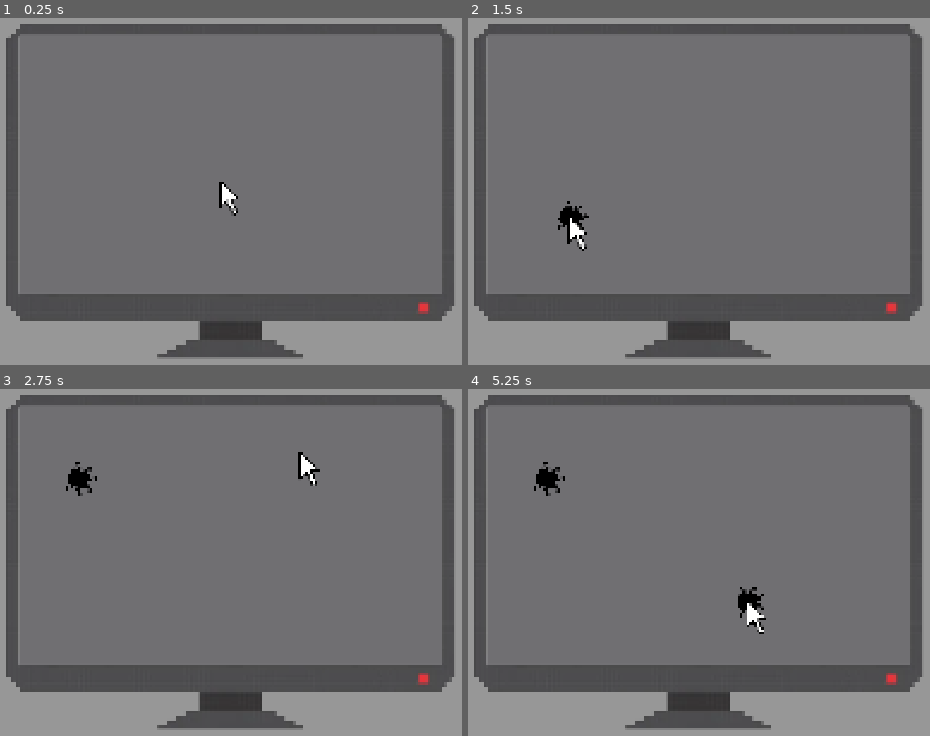
Above: before the commit, frames 1-4 (two rows, left to right).
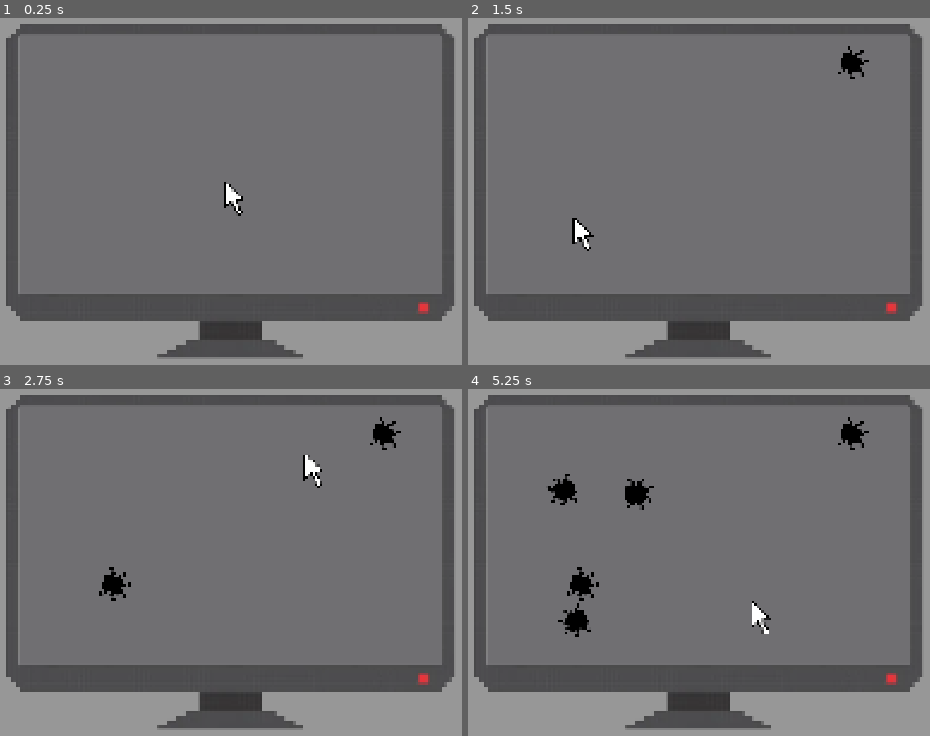
Above: after the commit, the same moments.

Repository: k3mystra/needy-college-student
Game: Godot game, scene res://ProgrammingMiniGame/mini_game_manager.tscn
The game is run twice, just before and just after one commit, with the same random seed, the same clock (stepped at 60 frames per second) and the same inputs.
Inputs (mouse positions are in pixels of both pictures, inside the frame that each line leads up to):
- Up to frame 1 (0.25 s): no input
- Up to frame 2 (1.5 s): tap Enter at 0.5 s; move the mouse to (869, 160) at 0.52 s; click (869, 160) at 0.67 s; tap Space at 1.25 s; move the mouse to (574, 219) at 1.27 s; click (574, 219) at 1.42 s
- Up to frame 3 (2.75 s): move the mouse to (304, 454) at 2.02 s; click (304, 454) at 2.17 s
- Up to frame 4 (5.25 s): tap Enter at 2.75 s; move the mouse to (652, 642) at 2.77 s; click (652, 642) at 2.92 s; tap Space at 3.5 s; move the mouse to (565, 631) at 3.52 s; click (565, 631) at 3.67 s; move the mouse to (634, 482) at 4.27 s; click (634, 482) at 4.42 s; move the mouse to (749, 600) at 5.02 s; click (749, 600) at 5.17 s

The runs differ from the first frame. In frame 1, 0.3% of the frame differs, in the area x 47-53%, y 47-58%; in frame 2, 0.8%; in frame 3, 1.2%; in frame 4, 2.2%, in the area x 14-87%, y 8-72%.

Commit message:
Added a in game mouse cursor

Diff:
--- /dev/null
+++ b/ProgrammingMiniGame/ProgrammingMiniGameSignal.gd
@@ -0,0 +1,4 @@
+extends Node
+
+signal in_bug
+signal out_bug
--- a/ProgrammingMiniGame/bug.gd
+++ b/ProgrammingMiniGame/bug.gd
@@ -6,12 +6,10 @@
 	if event is InputEventMouseButton:
 		if event.button_index == MOUSE_BUTTON_LEFT and event.is_released():
 			if mouse_in:
-				print("Bug is squashed")
 				queue_free()
 
 func _on_area_2d_mouse_entered() -> void:
 	mouse_in = true
-	print("mouse went in")
 
 func _on_area_2d_mouse_exited() -> void:
 	mouse_in = false
--- a/ProgrammingMiniGame/code_bug.tscn
+++ b/ProgrammingMiniGame/code_bug.tscn
@@ -7,13 +7,13 @@
 radius = 38.0
 height = 76.0
 
-[node name="Bug" type="Node2D" unique_id=1756963268]
+[node name="Bug" type="Node2D" unique_id=1756963268 groups=["MonitorBugs"]]
 script = ExtResource("1_1akvc")
 
 [node name="Bug" type="Sprite2D" parent="." unique_id=61206248]
 texture = ExtResource("2_1xp5h")
 
-[node name="Area2D" type="Area2D" parent="." unique_id=2139924440]
+[node name="Area2D" type="Area2D" parent="." unique_id=2139924440 groups=["MonitorBugs"]]
 
 [node name="CollisionShape2D" type="CollisionShape2D" parent="Area2D" unique_id=1016643897]
 shape = SubResource("CapsuleShape2D_3bv6s")
--- a/ProgrammingMiniGame/game_cursor.gd
+++ b/ProgrammingMiniGame/game_cursor.gd
@@ -1,10 +1,23 @@
 class_name game_cursor extends Node2D
+
+#func _ready() -> void:
+	#ProgrammingMiniGameSignal.in_bug.connect(switch_hand)
+	#ProgrammingMiniGameSignal.out_bug.connect(switch_normal)
 
 func _process(delta: float) -> void:
 	global_position = get_global_mouse_position()
 
 func switch_normal():
+	$Mouse.offset = Vector2(0,0)
 	$Mouse.play("default")
 
 func switch_hand():
+	$Mouse.offset = Vector2(-12,-2)
 	$Mouse.play("Hand")
+
+func _on_area_2d_area_entered(area: Area2D) -> void:
+	if area.is_in_group("MonitorBugs"):
+		switch_hand()
+
+func _on_area_2d_area_exited(area: Area2D) -> void:
+	switch_normal()
--- a/ProgrammingMiniGame/game_cursor.tscn
+++ b/ProgrammingMiniGame/game_cursor.tscn
@@ -31,6 +31,9 @@
 "speed": 5.0
 }]
 
+[sub_resource type="RectangleShape2D" id="RectangleShape2D_xqrrg"]
+size = Vector2(1.5, 1.5)
+
 [node name="GameCursor" type="Node2D" unique_id=184071685]
 script = ExtResource("1_xqrrg")
 
@@ -38,6 +41,13 @@
 z_index = 2
 position = Vector2(24, 40)
 sprite_frames = SubResource("SpriteFrames_3pqra")
-animation = &"Hand"
 autoplay = "default"
-offset = Vector2(-11.585, -2.045)
+
+[node name="Area2D" type="Area2D" parent="." unique_id=1444960569]
+
+[node name="CollisionShape2D" type="CollisionShape2D" parent="Area2D" unique_id=1545918395]
+position = Vector2(0.75, 0.75)
+shape = SubResource("RectangleShape2D_xqrrg")
+
+[connection signal="area_entered" from="Area2D" to="." method="_on_area_2d_area_entered"]
+[connection signal="area_exited" from="Area2D" to="." method="_on_area_2d_area_exited"]
--- a/ProgrammingMiniGame/mini_game_manager.tscn
+++ b/ProgrammingMiniGame/mini_game_manager.tscn
@@ -2,7 +2,6 @@
 
 [ext_resource type="PackedScene" uid="uid://hnydpv58p0ji" path="res://ProgrammingMiniGame/monitor.tscn" id="1_h2i6g"]
 [ext_resource type="Script" uid="uid://crfmkjqt8tvfb" path="res://ProgrammingMiniGame/mini_game_manager.gd" id="1_h3317"]
-[ext_resource type="PackedScene" uid="uid://yswpw1h7k7gr" path="res://ProgrammingMiniGame/game_cursor.tscn" id="3_e0n88"]
 
 [node name="MiniGameManager" type="Node2D" unique_id=906977319]
 script = ExtResource("1_h3317")
@@ -16,5 +15,3 @@
 
 [node name="Monitor" parent="." unique_id=1322128148 instance=ExtResource("1_h2i6g")]
 position = Vector2(960, 540)
-
-[node name="GameCursor" parent="." unique_id=184071685 instance=ExtResource("3_e0n88")]
--- a/ProgrammingMiniGame/monitor.gd
+++ b/ProgrammingMiniGame/monitor.gd
@@ -6,6 +6,8 @@
 @onready var monitor_bottom_right = $MonitorPNG/ScreenBottomRight
 @onready var monitor_upper_right =$MonitorPNG/ScreenUpperRight
 @onready var AllBugs = $AllBugs
+
+var default_spawn_cd : int = 1
 
 var monitor_x_range : Vector2 = Vector2(-1,-1)
 var monitor_y_range : Vector2 = Vector2(-1,-1)
@@ -17,8 +19,6 @@
 	monitor_y_range.x = monitor_bottom_right.global_position.y
 	monitor_y_range.y = monitor_upper_right.global_position.y
 
-	var random_position : Vector2 = choose_rand_position()
-	print(str(random_position.x) + " " + str(random_position.y))
 	$BugSpawnCD.start()
 
 func choose_rand_position() -> Vector2:
@@ -34,4 +34,4 @@
 	AllBugs.add_child(new_bug)
 	new_bug.position = choose_rand_position()
 	new_bug.rotation = randi_range(0,360)
-	print("a bug is spawned")
+	$BugSpawnCD.wait_time = default_spawn_cd * pow(0.99, AllBugs.get_child_count())
--- a/ProgrammingMiniGame/monitor.tscn
+++ b/ProgrammingMiniGame/monitor.tscn
@@ -3,6 +3,7 @@
 [ext_resource type="Texture2D" uid="uid://btbk1kect2kev" path="res://ProgrammingMiniGame/Monitor-export.png" id="1_gvc8r"]
 [ext_resource type="Script" uid="uid://b2l28b63cdvwg" path="res://ProgrammingMiniGame/monitor.gd" id="1_stov2"]
 [ext_resource type="PackedScene" uid="uid://bx53guja84csu" path="res://ProgrammingMiniGame/code_bug.tscn" id="3_37a84"]
+[ext_resource type="PackedScene" uid="uid://yswpw1h7k7gr" path="res://ProgrammingMiniGame/game_cursor.tscn" id="4_c88er"]
 
 [node name="Monitor" type="Node2D" unique_id=1322128148]
 script = ExtResource("1_stov2")
@@ -14,19 +15,21 @@
 metadata/_edit_group_ = true
 
 [node name="ScreenBottomLeft" type="Marker2D" parent="MonitorPNG" unique_id=1502639154]
-position = Vector2(-245, 134)
+position = Vector2(-224.515, 117)
 scale = Vector2(0.5, 0.5)
 
 [node name="ScreenBottomRight" type="Marker2D" parent="MonitorPNG" unique_id=2113151344]
-position = Vector2(260.5, 134)
+position = Vector2(242, 117)
 scale = Vector2(0.5, 0.5)
 
 [node name="ScreenUpperRight" type="Marker2D" parent="MonitorPNG" unique_id=1578859280]
-position = Vector2(260.5, -175)
+position = Vector2(242, -150)
 scale = Vector2(0.5, 0.5)
 
 [node name="AllBugs" type="Node" parent="." unique_id=1001844569]
 
 [node name="BugSpawnCD" type="Timer" parent="." unique_id=449911212]
 
+[node name="GameCursor" parent="." unique_id=184071685 instance=ExtResource("4_c88er")]
+
 [connection signal="timeout" from="BugSpawnCD" to="." method="_on_bug_spawn_cd_timeout"]
--- a/ProgrammingMiniGameSignal.gd
+++ /dev/null
@@ -1 +0,0 @@
-signal in
--- a/project.godot
+++ b/project.godot
@@ -18,6 +18,7 @@
 [autoload]
 
 Global="*uid://j87ouds1vwxn"
+ProgrammingMiniGameSignal="*uid://bf00se448xdtj"
 
 [display]
 
@@ -39,6 +40,10 @@
 "res://addons/_Godot-IDE_/shared_resources/": "teal"
 }
 
+[global_group]
+
+MonitorBugs=""
+
 [physics]
 
 3d/physics_engine="Jolt Physics"
Renamed: ProgrammingMiniGameSignal.gd.uid -> ProgrammingMiniGame/ProgrammingMiniGameSignal.gd.uid
